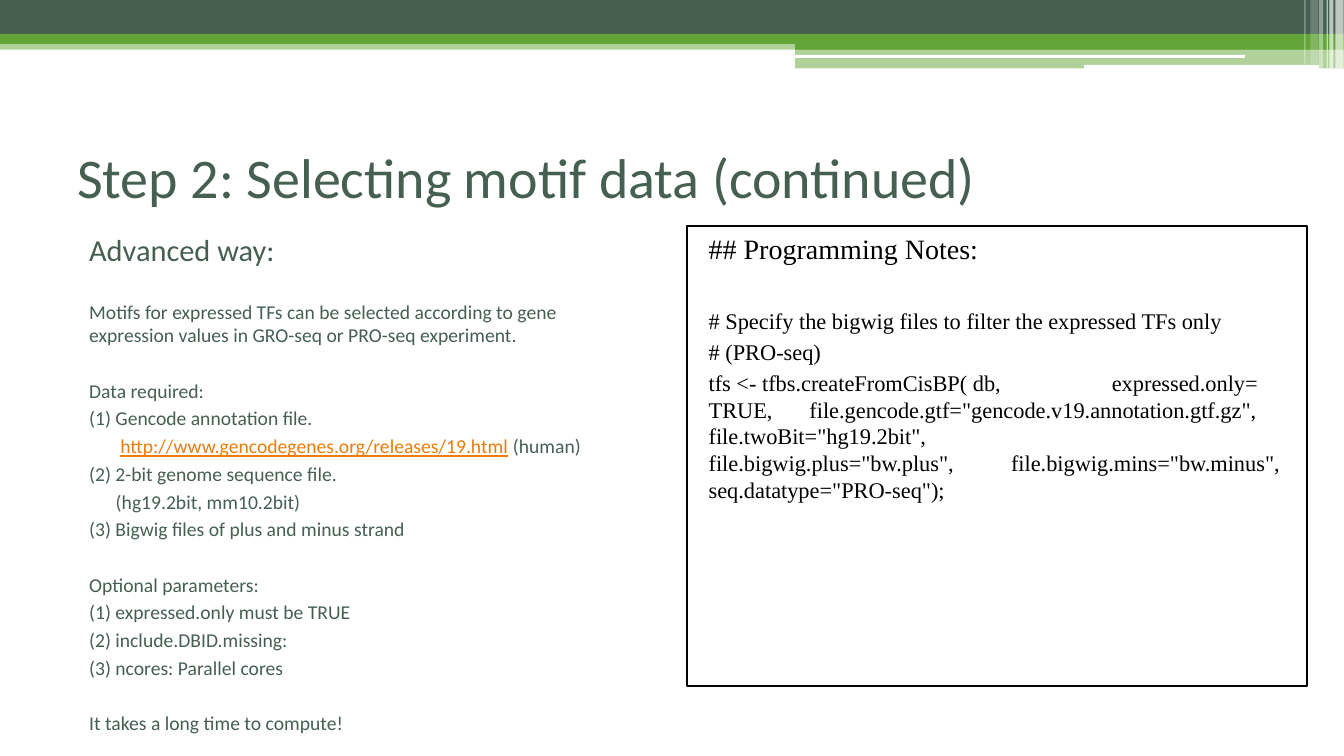
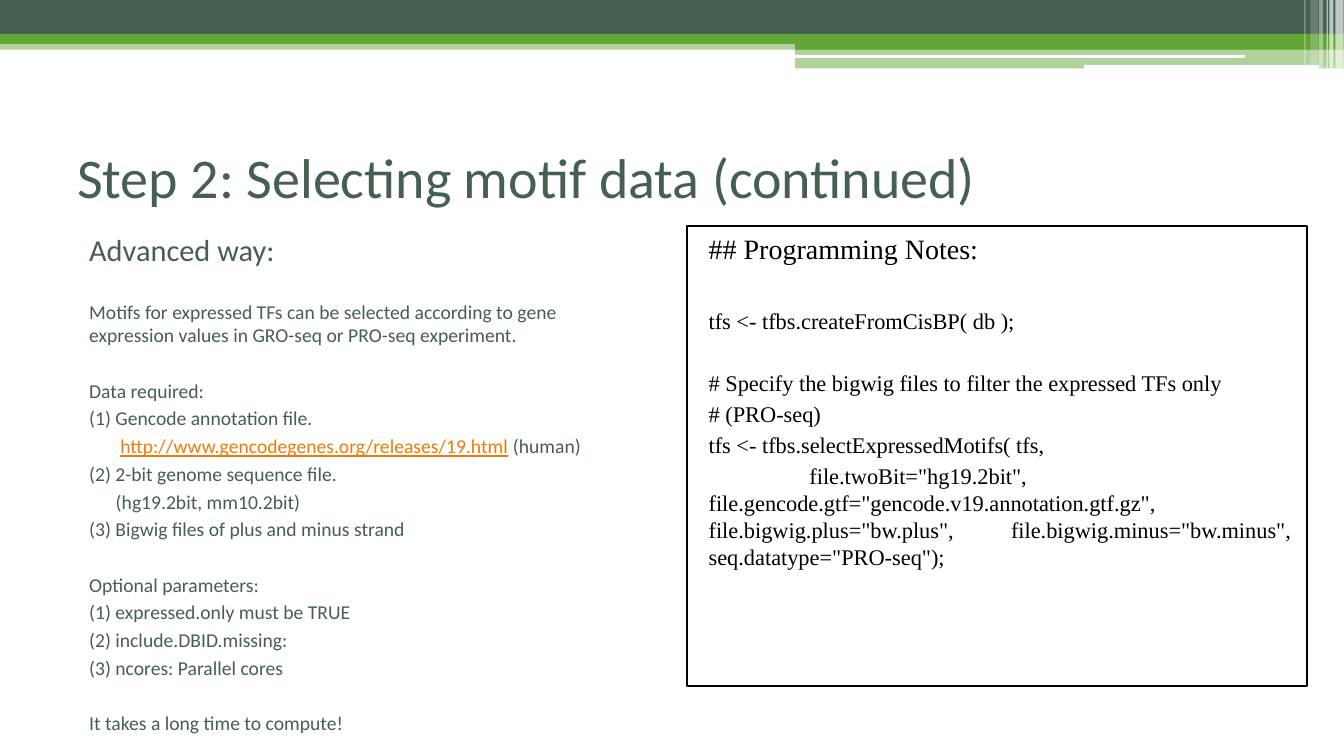
Before and after one commit to Danko-Lab/rtfbs_db, a slide deck: slide 8 of rtfbsdb-tutorial.pptx. Drawn at 1344x756 pixels with LibreOffice and Linux fonts; fonts in the diff are those of the drawing. Boxes give left, top, right and bottom in pixels: in the first picture for what was removed or moved away, otherwise in the second. Text is boxed around its words. In the diff, an @@ line names an element or a change of style, - is before the commit and + after.

```diff
--- a/rtfbsdb-tutorial.pptx
+++ b/rtfbsdb-tutorial.pptx
@@ text at <box>709,313,995,334</box>: paragraph added @@
+tfs <- tfbs.createFromCisBP( db );
@@ text at <box>709,437,1291,570</box>: text changed @@
-tfs <- tfbs.createFromCisBP( db, expressed.only= TRUE, file.gencode.gtf="gencode.v19.annotation.gtf.gz", file.twoBit="hg19.2bit", file.bigwig.plus="bw.plus", file.bigwig.mins="bw.minus", seq.datatype="PRO-seq");
+tfs <- tfbs.selectExpressedMotifs( tfs,
+file.twoBit="hg19.2bit", file.gencode.gtf="gencode.v19.annotation.gtf.gz", file.bigwig.plus="bw.plus", file.bigwig.minus="bw.minus", seq.datatype="PRO-seq");
```
Also in this commit, not shown: 3 other slides changed.
